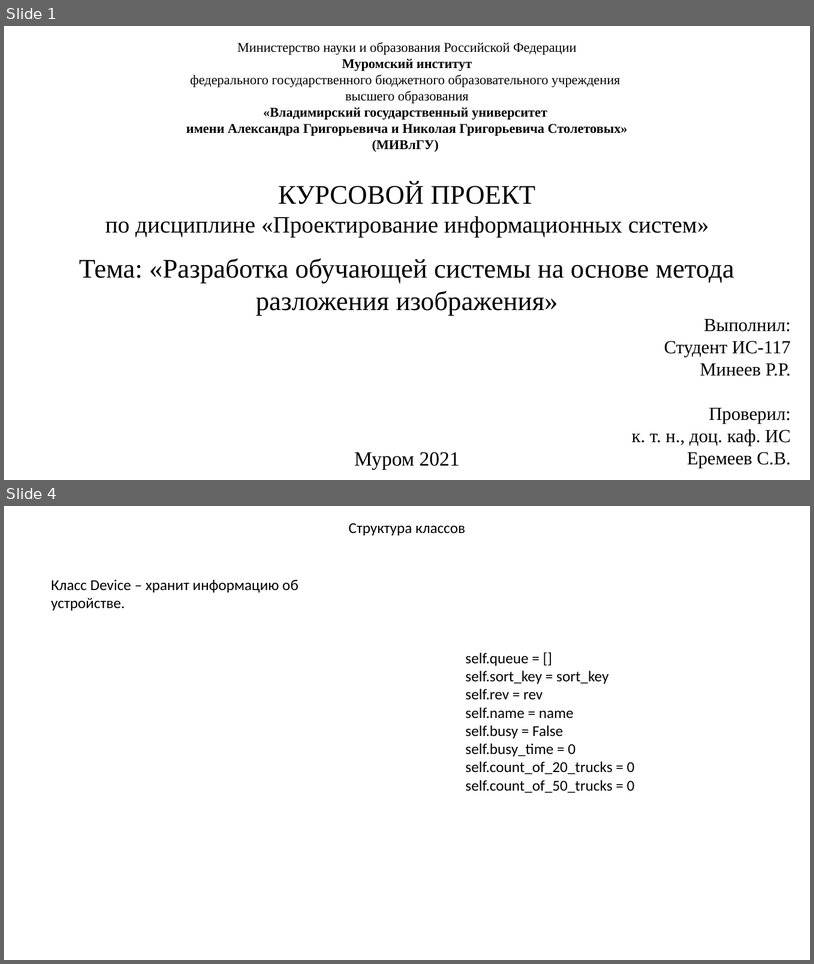
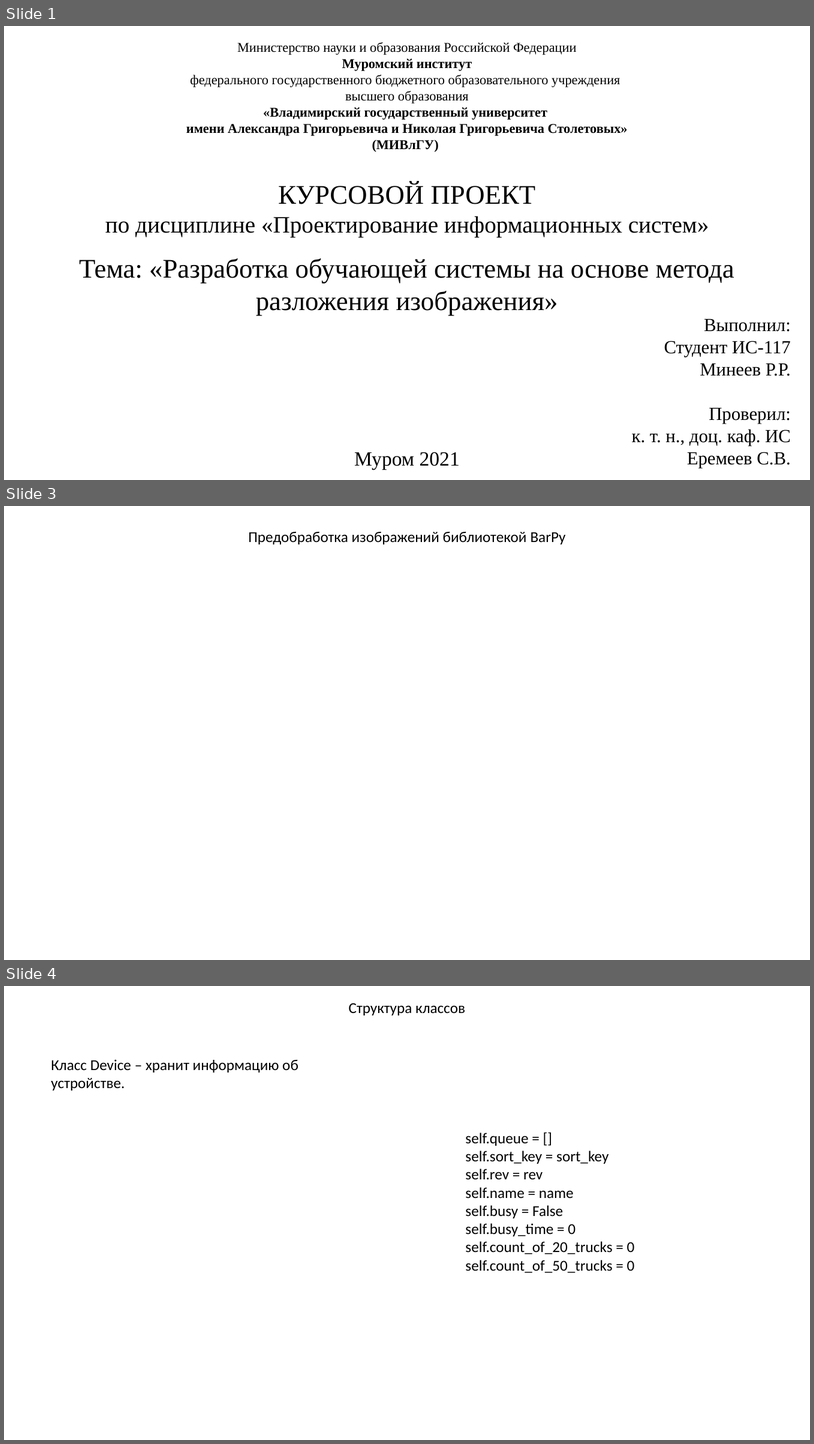
Before and after one commit to KanVull/Kursach-8Sem, a slide deck: Презентация.pptx. Shown one above the other, each under a label of ours: slides 1 and 4 before the commit, slides 1, 3 and 4 after it; the slides between them are not shown. The pictures are 814x964 and 814x1444 pixels, drawn with LibreOffice and Linux fonts; fonts in the diff are those of the drawing. Boxes give left, top, right and bottom in pixels: in the first picture for what was removed or moved away, otherwise in the second. Text is boxed around its words. In the diff, an @@ line names an element or a change of style, - is before the commit and + after.

```diff
--- a/Презентация.pptx
+++ b/Презентация.pptx
@@ slide 3 added at (4,506,810,960), background #FFFFFF @@
@@ text added at (248,532,566,544), 18 pt, text #000000 @@
+Предобработка изображений библиотекой BarPy
```
Also in this commit, not shown: 1 slide changed, 1 slide removed, 2 other files.
